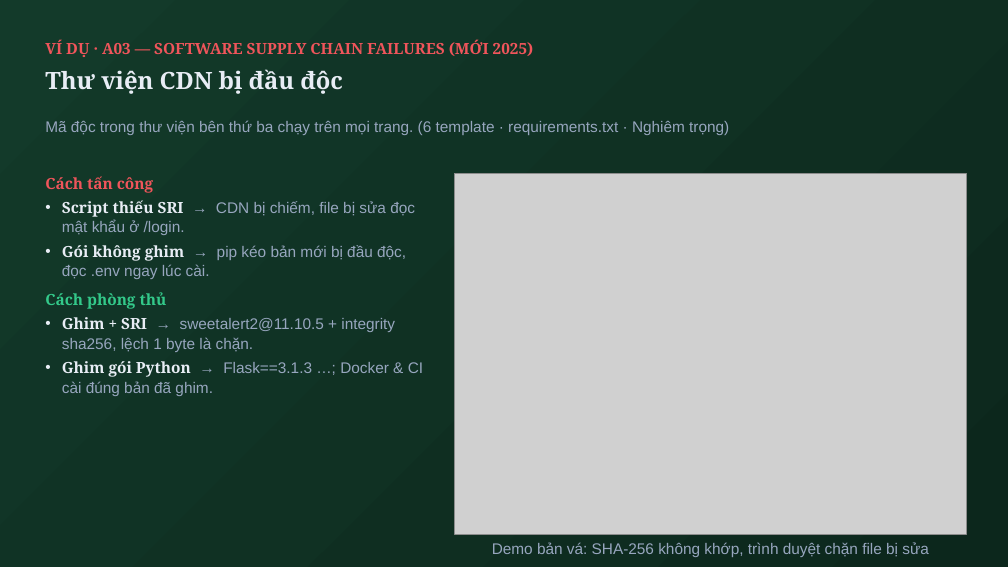
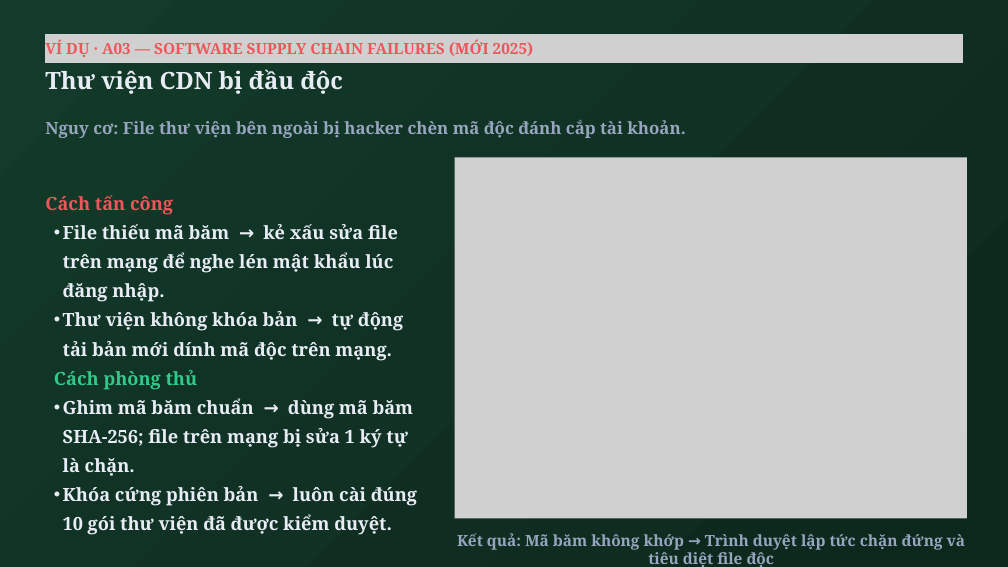
Before and after one commit to Luffyreals/EduFlaw-CSATTT, a slide deck: slide 21 of EduFlaw-OWASP2025.pptx. Drawn at 1008x567 pixels with LibreOffice and Linux fonts; fonts in the diff are those of the drawing; grey boxes stand for pictures. Boxes give left, top, right and bottom in pixels: in the first picture for what was removed or moved away, otherwise in the second. Text is boxed around its words. In the diff, an @@ line names an element or a change of style, - is before the commit and + after.

Commit message:
style(slides): update 86 text blocks in EduFlaw-OWASP2025.pptx to be concise and jargon-free

```diff
--- a/EduFlaw-OWASP2025.pptx
+++ b/EduFlaw-OWASP2025.pptx
@@ text "VÍ DỤ · A03 — ..." at (45,40,534,57): line spacing 1 to 26.4pt @@
@@ picture added at (45,34,963,63) @@
@@ text removed at (45,120,729,135) @@
-Mã độc trong thư viện bên thứ ba chạy trên mọi trang. (6 template · requirements.txt · Nghiêm trọng)
@@ text added at (45,120,685,138), 24 pt, text #97A6BE, bold @@
+Nguy cơ: File thư viện bên ngoài bị hacker chèn mã độc đánh cắp tài khoản.
@@ picture: place and size @@
-picture at (455,173,966,534)
+picture at (455,157,967,518)
@@ text at (45,195,198,390): size 22 to 26 pt in "Cách tấn công", "Cách phòng thủ"; line spacing 1 to 41.6pt; list level 1 to 2 in "Cách phòng thủ" @@
@@ text "Cách tấn công": place and size @@
-text "Cách tấn công" at (45,176,423,396)
+text "Cách tấn công" at (45,195,417,535)
@@ text at (63,224,403,361): text changed; size 22 to 26 pt; font Arial to Noto Serif; text colour #97A6BE to #E8EDF5; bold on @@
-• Script thiếu SRI → CDN bị chiếm, file bị sửa đọc mật khẩu ở /login.
-• Gói không ghim → pip kéo bản mới bị đầu độc, đọc .env ngay lúc cài.
+  • File thiếu mã băm → kẻ xấu sửa file trên mạng để nghe lén mật khẩu lúc đăng nhập.
+  • Thư viện không khóa bản → tự động tải bản mới dính mã độc trên mạng.
@@ text at (63,398,417,535): text changed; size 22 to 26 pt; font Arial to Noto Serif; text colour #97A6BE to #E8EDF5; bold on @@
-• Ghim + SRI → sweetalert2@11.10.5 + integrity sha256, lệch 1 byte là chặn.
-• Ghim gói Python → Flask==3.1.3 …; Docker & CI cài đúng bản đã ghim.
+  • Ghim mã băm chuẩn → dùng mã băm SHA-256; file trên mạng bị sửa 1 ký tự là chặn.
+  • Khóa cứng phiên bản → luôn cài đúng 10 gói thư viện đã được kiểm duyệt.
@@ text at (457,533,966,567): text changed; font Arial to Noto Serif; bold on @@
-Demo bản vá: SHA-256 không khớp, trình duyệt chặn file bị sửa
+Kết quả: Mã băm không khớp → Trình duyệt lập tức chặn đứng và tiêu diệt file độc
```
Also in this commit, not shown: 19 other slides changed, 4 slides added, 4 slides removed.
